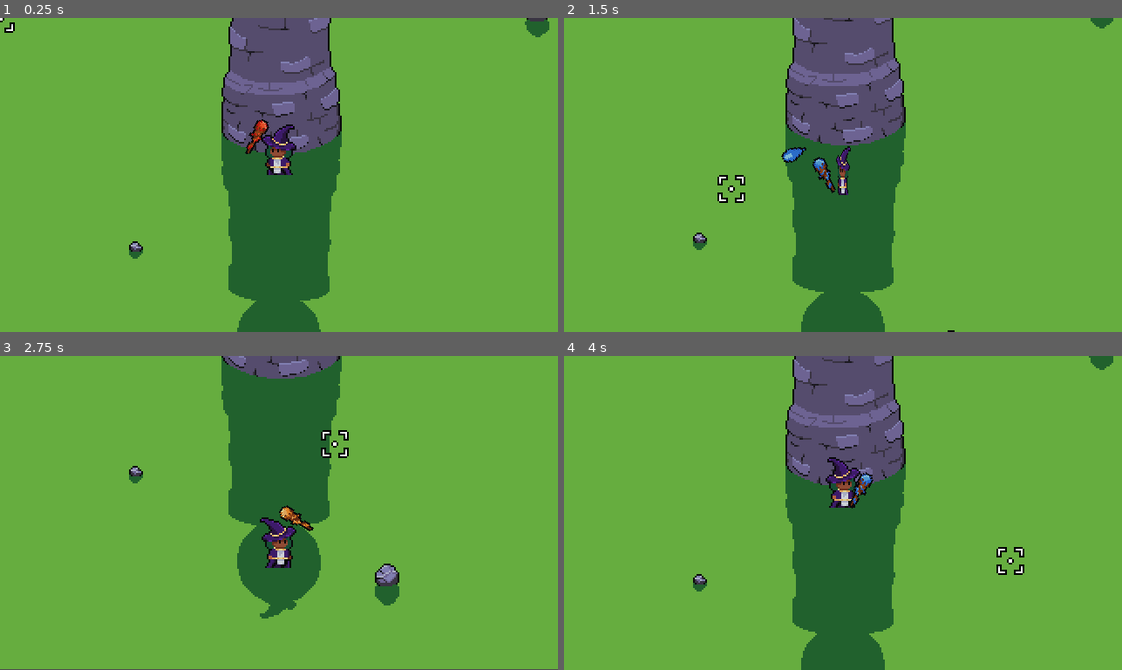
Above: before the commit, frames 1-4 (two rows, left to right).
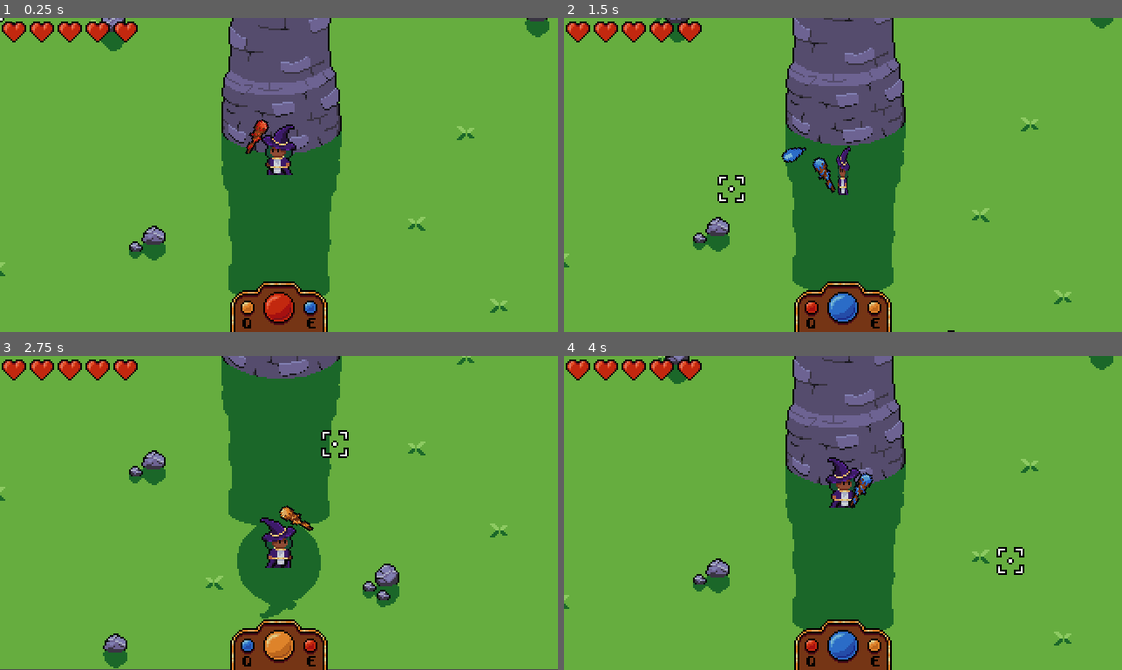
Above: after the commit, the same moments.

Repository: Triceru179/GameJam5
Game: Godot game, scene res://Main.tscn
Same seed, same stepped clock (60 frames per second), same inputs: the game is played once before the commit and once after it.
Inputs (mouse positions are in pixels of both pictures, inside the frame that each line leads up to):
- Up to frame 1 (0.25 s): no input
- Up to frame 2 (1.5 s): tap Enter (action_accept) at 0.5, 0.6 s; move the mouse to (965, 159) at 0.52 s; hold E (action_color_swap_right) 0.53-1.28 s; move the mouse to (731, 190) at 1.27 s; hold S (action_down) from 1.28 s (still down); click (731, 190) at 1.35 s
- Up to frame 3 (2.75 s): move the mouse to (334, 443) at 2.02 s; release S (action_down) at 2.03 s; hold E (action_color_swap_right) from 2.03 s (still down); tap Enter (action_accept) at 2.1 s
- Up to frame 4 (4 s): move the mouse to (815, 575) at 2.77 s; release E (action_color_swap_right) at 2.78 s; hold W (action_up) 2.78-3.53 s; click (815, 575) at 2.85 s; move the mouse to (1010, 560) at 3.52 s; hold Q (action_color_swap_left) from 3.53 s (still down); tap Enter (action_accept) at 3.6 s

The runs differ from the first frame. In frame 1, 4.3% of the frame differs, in the area x 0-91%, y 0-100%; in frame 2, 4.2%; in frame 3, 4.7%; in frame 4, 4.3%.

Commit message:
Added HUD and map details

Diff:
--- a/Main.tscn
+++ b/Main.tscn
@@ -11,10 +11,52 @@
 [ext_resource path="res://world/waves/wave_spawner.gd" type="Script" id=9]
 [ext_resource path="res://world/waves/wave_datas/Wave_01.tres" type="Resource" id=10]
 [ext_resource path="res://world/waves/wave_datas/Wave_03.tres" type="Resource" id=11]
+[ext_resource path="res://hud/HUD.tscn" type="PackedScene" id=12]
+[ext_resource path="res://world/detail/Grass.tscn" type="PackedScene" id=13]
+
+[sub_resource type="RectangleShape2D" id=1]
+extents = Vector2( 340, 10 )
+
+[sub_resource type="RectangleShape2D" id=2]
+extents = Vector2( 10, 190 )
 
 [node name="Main" type="Node"]
 
 [node name="World" type="YSort" parent="."]
+
+[node name="MapBounds" type="Node2D" parent="World"]
+
+[node name="BoundTop" type="StaticBody2D" parent="World/MapBounds"]
+position = Vector2( 0, -180 )
+collision_layer = 0
+collision_mask = 2
+
+[node name="CollisionShape2D" type="CollisionShape2D" parent="World/MapBounds/BoundTop"]
+shape = SubResource( 1 )
+
+[node name="BoundBottom" type="StaticBody2D" parent="World/MapBounds"]
+position = Vector2( 0, 190 )
+collision_layer = 0
+collision_mask = 2
+
+[node name="CollisionShape2D" type="CollisionShape2D" parent="World/MapBounds/BoundBottom"]
+shape = SubResource( 1 )
+
+[node name="BoundLeft" type="StaticBody2D" parent="World/MapBounds"]
+position = Vector2( -330, 0 )
+collision_layer = 0
+collision_mask = 2
+
+[node name="CollisionShape2D" type="CollisionShape2D" parent="World/MapBounds/BoundLeft"]
+shape = SubResource( 2 )
+
+[node name="BoundRight" type="StaticBody2D" parent="World/MapBounds"]
+position = Vector2( 330, 0 )
+collision_layer = 0
+collision_mask = 2
+
+[node name="CollisionShape2D" type="CollisionShape2D" parent="World/MapBounds/BoundRight"]
+shape = SubResource( 2 )
 
 [node name="Background" type="Sprite" parent="World"]
 position = Vector2( 0, -0.529739 )
@@ -35,11 +77,131 @@
 [node name="RockSmall" parent="World/Rocks" instance=ExtResource( 5 )]
 position = Vector2( -81, 68 )
 
+[node name="RockSmall2" parent="World/Rocks" instance=ExtResource( 5 )]
+position = Vector2( 53, 134 )
+
+[node name="RockSmall3" parent="World/Rocks" instance=ExtResource( 5 )]
+position = Vector2( 61, 139 )
+
+[node name="RockSmall4" parent="World/Rocks" instance=ExtResource( 5 )]
+position = Vector2( -219, 133 )
+
+[node name="RockSmall7" parent="World/Rocks" instance=ExtResource( 5 )]
+position = Vector2( -221, -108 )
+
+[node name="RockSmall8" parent="World/Rocks" instance=ExtResource( 5 )]
+position = Vector2( 133, -141 )
+
+[node name="RockSmall9" parent="World/Rocks" instance=ExtResource( 5 )]
+position = Vector2( 278, -88 )
+
+[node name="RockSmall5" parent="World/Rocks" instance=ExtResource( 5 )]
+position = Vector2( -99, -71 )
+
+[node name="RockSmall6" parent="World/Rocks" instance=ExtResource( 5 )]
+position = Vector2( 173, 32 )
+
 [node name="RockMedium" parent="World/Rocks" instance=ExtResource( 8 )]
 position = Vector2( 148, -64 )
 
+[node name="RockMedium3" parent="World/Rocks" instance=ExtResource( 8 )]
+position = Vector2( 183, 22 )
+
+[node name="RockMedium4" parent="World/Rocks" instance=ExtResource( 8 )]
+position = Vector2( -253, -11 )
+
+[node name="RockMedium5" parent="World/Rocks" instance=ExtResource( 8 )]
+position = Vector2( -94, 169 )
+
+[node name="RockMedium6" parent="World/Rocks" instance=ExtResource( 8 )]
+position = Vector2( -232, -115 )
+
+[node name="RockMedium7" parent="World/Rocks" instance=ExtResource( 8 )]
+position = Vector2( 134, -149 )
+
+[node name="RockMedium8" parent="World/Rocks" instance=ExtResource( 8 )]
+position = Vector2( 272, -73 )
+
+[node name="RockMedium2" parent="World/Rocks" instance=ExtResource( 8 )]
+position = Vector2( -72, 64 )
+
 [node name="RockBig" parent="World/Rocks" instance=ExtResource( 7 )]
 position = Vector2( 62, 131 )
+
+[node name="RockBig2" parent="World/Rocks" instance=ExtResource( 7 )]
+position = Vector2( -229, 132 )
+
+[node name="RockBig3" parent="World/Rocks" instance=ExtResource( 7 )]
+position = Vector2( -95, -58 )
+
+[node name="RockBig4" parent="World/Rocks" instance=ExtResource( 7 )]
+position = Vector2( 256, 62 )
+
+[node name="Grasses" type="YSort" parent="World"]
+z_index = -2
+
+[node name="Grass" parent="World/Grasses" instance=ExtResource( 13 )]
+position = Vector2( 79, 53 )
+
+[node name="Grass2" parent="World/Grasses" instance=ExtResource( 13 )]
+position = Vector2( 126, 100 )
+
+[node name="Grass3" parent="World/Grasses" instance=ExtResource( 13 )]
+position = Vector2( -37, 130 )
+
+[node name="Grass4" parent="World/Grasses" instance=ExtResource( 13 )]
+position = Vector2( -162, 79 )
+
+[node name="Grass5" parent="World/Grasses" instance=ExtResource( 13 )]
+position = Vector2( -204, -34 )
+
+[node name="Grass6" parent="World/Grasses" instance=ExtResource( 13 )]
+position = Vector2( -103, -61 )
+
+[node name="Grass7" parent="World/Grasses" instance=ExtResource( 13 )]
+position = Vector2( -249, -134 )
+
+[node name="Grass8" parent="World/Grasses" instance=ExtResource( 13 )]
+position = Vector2( -301, 47 )
+
+[node name="Grass9" parent="World/Grasses" instance=ExtResource( 13 )]
+position = Vector2( -259, 146 )
+
+[node name="Grass10" parent="World/Grasses" instance=ExtResource( 13 )]
+position = Vector2( -88, -145 )
+
+[node name="Grass11" parent="World/Grasses" instance=ExtResource( 13 )]
+position = Vector2( -177, -102 )
+
+[node name="Grass12" parent="World/Grasses" instance=ExtResource( 13 )]
+position = Vector2( 57, -141 )
+
+[node name="Grass13" parent="World/Grasses" instance=ExtResource( 13 )]
+position = Vector2( -40, -86 )
+
+[node name="Grass14" parent="World/Grasses" instance=ExtResource( 13 )]
+position = Vector2( 107, 1 )
+
+[node name="Grass15" parent="World/Grasses" instance=ExtResource( 13 )]
+position = Vector2( 285, -111 )
+
+[node name="Grass16" parent="World/Grasses" instance=ExtResource( 13 )]
+position = Vector2( 157, -166 )
+
+[node name="Grass17" parent="World/Grasses" instance=ExtResource( 13 )]
+position = Vector2( 266, 39 )
+
+[node name="Grass18" parent="World/Grasses" instance=ExtResource( 13 )]
+position = Vector2( 206, 106 )
+
+[node name="Grass19" parent="World/Grasses" instance=ExtResource( 13 )]
+position = Vector2( 294, 142 )
+
+[node name="Grass20" parent="World/Grasses" instance=ExtResource( 13 )]
+position = Vector2( 224, -31 )
+
+[node name="Grass21" parent="World/Grasses" instance=ExtResource( 13 )]
+position = Vector2( 237, -156 )
 
 [node name="WaveSpawner" type="Node" parent="World"]
 script = ExtResource( 9 )
@@ -48,4 +210,6 @@
 [node name="RestTime" type="Timer" parent="World/WaveSpawner"]
 wait_time = 5.0
 one_shot = true
+
+[node name="HUD" parent="." instance=ExtResource( 12 )]
 [connection signal="timeout" from="World/WaveSpawner/RestTime" to="World/WaveSpawner" method="_on_RestTime_timeout"]
--- a/actors/player/Player.tscn
+++ b/actors/player/Player.tscn
@@ -103,7 +103,7 @@
 
 [sub_resource type="RectangleShape2D" id=8]
 resource_local_to_scene = true
-extents = Vector2( 3, 2 )
+extents = Vector2( 3, 7 )
 
 [node name="Player" instance=ExtResource( 4 )]
 collision_layer = 2
@@ -157,7 +157,6 @@
 collision_mask = 256
 
 [node name="CollisionShape2D" parent="Hurtbox" index="0"]
-position = Vector2( 0, -2 )
 shape = SubResource( 8 )
 
 [node name="WeaponPaletteSwapper" parent="." index="5" instance=ExtResource( 9 )]
@@ -174,7 +173,6 @@
 limit_bottom = 180
 limit_smoothed = true
 smoothing_enabled = true
-editor_draw_limits = true
 
 [node name="BodyPaletteSwapper" parent="." index="10"]
 palette_default = ExtResource( 1 )
--- a/actors/player/player.gd
+++ b/actors/player/player.gd
@@ -138,3 +138,5 @@
 
 		yield(get_tree().create_timer(2), "timeout")
 		get_tree().reload_current_scene()
+	else:
+		Globals.blink_white($BodyPaletteSwapper)
--- /dev/null
+++ b/hud/HUD.tscn
@@ -0,0 +1,65 @@
+[gd_scene load_steps=13 format=2]
+
+[ext_resource path="res://hud/color_hud_background.png" type="Texture" id=1]
+[ext_resource path="res://hud/health_hud_heart.png" type="Texture" id=2]
+[ext_resource path="res://hud/hud.gd" type="Script" id=3]
+[ext_resource path="res://materials/material_color_swap.tres" type="Material" id=4]
+[ext_resource path="res://hud/palettes/palette_heart_red.png" type="Texture" id=5]
+[ext_resource path="res://actors/palette_swapper/PaletteSwapper.tscn" type="PackedScene" id=6]
+[ext_resource path="res://hud/palettes/palette_orbs_blue.png" type="Texture" id=7]
+[ext_resource path="res://hud/palettes/palette_orbs_yellow.png" type="Texture" id=8]
+[ext_resource path="res://hud/palettes/palette_orbs_red.png" type="Texture" id=9]
+[ext_resource path="res://hud/color_hud_orbs.png" type="Texture" id=10]
+
+[sub_resource type="Shader" id=1]
+resource_local_to_scene = true
+code = "shader_type canvas_item;
+
+uniform sampler2D palette;
+
+void fragment() {
+	vec4 rgba = texture(TEXTURE, UV);
+	vec4 final_color = texture(palette, vec2(rgba.r, rgba.g));
+	final_color.a = rgba.a;
+
+	COLOR = final_color;
+}"
+
+[sub_resource type="ShaderMaterial" id=2]
+resource_local_to_scene = true
+shader = SubResource( 1 )
+
+[node name="HUD" type="CanvasLayer"]
+script = ExtResource( 3 )
+
+[node name="ColorHUD" type="Sprite" parent="."]
+position = Vector2( 160, 162 )
+texture = ExtResource( 1 )
+
+[node name="Sprite" type="Sprite" parent="ColorHUD"]
+material = SubResource( 2 )
+position = Vector2( 0, 4 )
+texture = ExtResource( 10 )
+region_rect = Rect2( 0, 0, 64, 16 )
+
+[node name="PaletteSwapper" parent="ColorHUD" instance=ExtResource( 6 )]
+target_sprite = NodePath("../Sprite")
+palette_red = ExtResource( 9 )
+palette_blue = ExtResource( 7 )
+palette_yellow = ExtResource( 8 )
+
+[node name="HealthHUD" type="Control" parent="."]
+__meta__ = {
+"_edit_use_anchors_": false
+}
+
+[node name="Sprite" type="Sprite" parent="HealthHUD"]
+material = ExtResource( 4 )
+texture = ExtResource( 2 )
+centered = false
+region_enabled = true
+region_rect = Rect2( 0, 0, 64, 16 )
+
+[node name="PaletteSwapper" parent="HealthHUD" instance=ExtResource( 6 )]
+target_sprite = NodePath("../Sprite")
+palette_default = ExtResource( 5 )
--- /dev/null
+++ b/hud/hud.gd
@@ -0,0 +1,21 @@
+extends CanvasLayer
+
+
+func _ready():
+	var player = get_tree().get_current_scene().get_node("World/Player")
+	player.connect("damaged", self, "_on_Player_damaged")
+	player.connect("wand_color_changed", self, "_on_Player_wand_color_changed")
+
+	$ColorHUD/PaletteSwapper.change_palette(player.current_color_index)
+	_update_health(player.get_node("Health").current_health)
+
+func _update_health(value):
+	$HealthHUD/Sprite.region_rect = Rect2(0, 0, 16 * value, 16)
+
+func _on_Player_wand_color_changed(color_index):
+	$ColorHUD/PaletteSwapper.change_palette(color_index)
+
+func _on_Player_damaged(current_health):
+	Globals.blink_white($HealthHUD/PaletteSwapper, 0.1)
+	yield(get_tree().create_timer(0.1), "timeout")
+	_update_health(current_health)
--- /dev/null
+++ b/world/detail/Grass.tscn
@@ -0,0 +1,17 @@
+[gd_scene load_steps=4 format=2]
+
+[ext_resource path="res://world/detail/grass_detail.png" type="Texture" id=1]
+[ext_resource path="res://world/shadow/Shadow.tscn" type="PackedScene" id=2]
+[ext_resource path="res://world/detail/frame_randomizer/FrameRandomizer.tscn" type="PackedScene" id=3]
+
+[node name="Grass" type="YSort"]
+
+[node name="Sprite" type="Sprite" parent="."]
+texture = ExtResource( 1 )
+offset = Vector2( 0, -2 )
+hframes = 2
+
+[node name="FrameRandomizer" parent="Sprite" instance=ExtResource( 3 )]
+
+[node name="Shadow" parent="." instance=ExtResource( 2 )]
+reference_sprite = NodePath("../Sprite")
--- /dev/null
+++ b/world/detail/frame_randomizer/FrameRandomizer.tscn
@@ -0,0 +1,6 @@
+[gd_scene load_steps=2 format=2]
+
+[ext_resource path="res://world/detail/frame_randomizer/frame_randomizer.gd" type="Script" id=1]
+
+[node name="FrameRandomizer" type="Node"]
+script = ExtResource( 1 )
--- /dev/null
+++ b/world/detail/frame_randomizer/frame_randomizer.gd
@@ -0,0 +1,7 @@
+extends Node
+
+func _ready():
+	var sprite = get_parent() as Sprite
+	var total_frames = sprite.hframes * sprite.vframes
+
+	sprite.frame = randi() % total_frames
--- a/world/shadow/Shadow.tscn
+++ b/world/shadow/Shadow.tscn
@@ -18,7 +18,7 @@
 
 [sub_resource type="ShaderMaterial" id=2]
 shader = SubResource( 1 )
-shader_param/shadow_color = Color( 0.133333, 0.384314, 0.180392, 1 )
+shader_param/shadow_color = Color( 0.109804, 0.407843, 0.164706, 1 )
 
 [node name="Shadow" type="Node2D"]
 script = ExtResource( 2 )
--- a/world/tower/tower_behaviour.gd
+++ b/world/tower/tower_behaviour.gd
@@ -4,12 +4,12 @@
 func _ready():
 	$Sphere/AnimationPlayer.play(Globals.ANIM_IDLE)
 	var player = get_tree().get_current_scene().get_node("World/Player")
-	player.connect("wand_color_changed", self, "_on_Wand_color_changed")
+	player.connect("wand_color_changed", self, "_on_Player_wand_color_changed")
 	player.connect("damaged", self, "_on_Player_damaged")
 
 	$Sphere/PaletteSwapper.change_palette(player.current_color_index)
 
-func _on_Wand_color_changed(color_index):
+func _on_Player_wand_color_changed(color_index):
 	$Sphere/PaletteSwapper.change_palette(color_index)
 
 func _on_Player_damaged(current_health):
Not shown: 1 places in Main.tscn that only renumber resources
Binary file added: hud/color_hud_background.png
Not shown, added: hud/color_hud_background.png.import
Binary file added: hud/color_hud_orbs.png
Not shown, added: hud/color_hud_orbs.png.import
Binary file added: hud/health_hud_heart.png
Not shown, added: hud/health_hud_heart.png.import
Binary file added: hud/palettes/palette_heart_red.png
Not shown, added: hud/palettes/palette_heart_red.png.import
Binary file added: hud/palettes/palette_orbs_blue.png
Not shown, added: hud/palettes/palette_orbs_blue.png.import
Binary file added: hud/palettes/palette_orbs_red.png
(and 5 more such lines)
